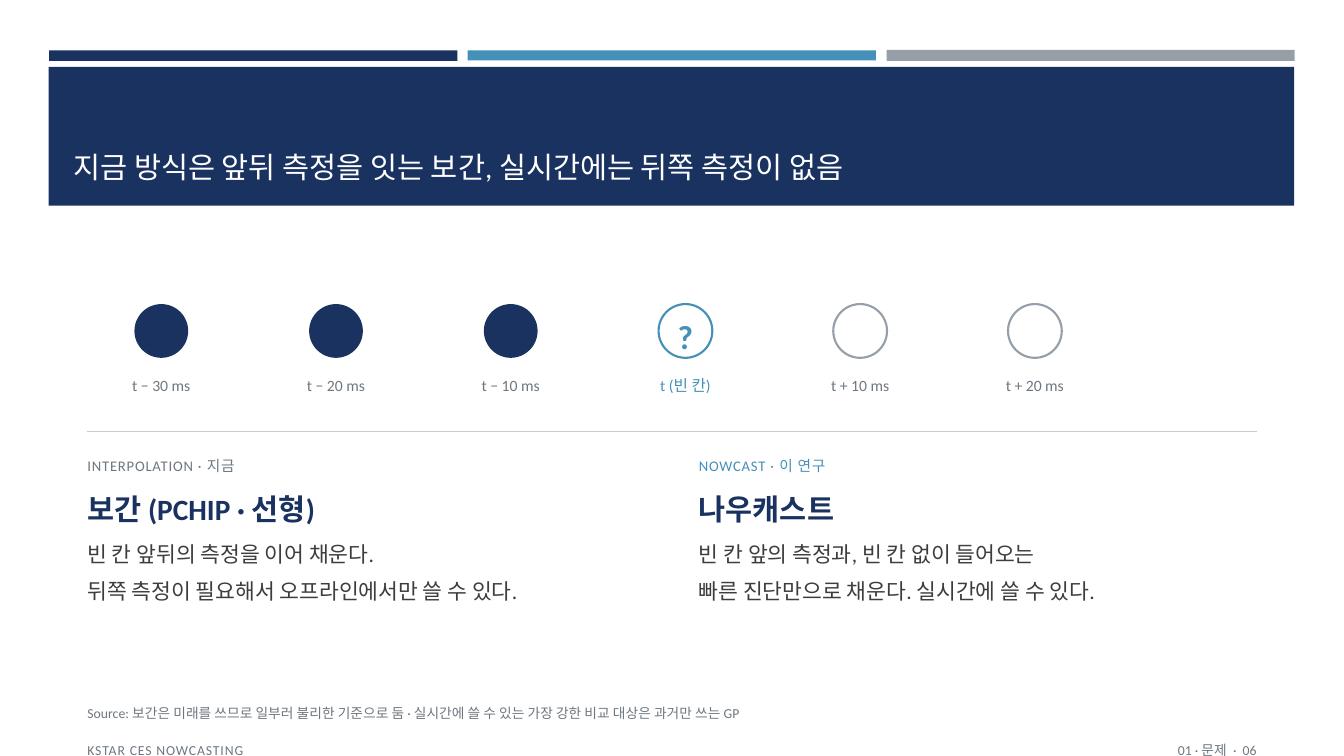
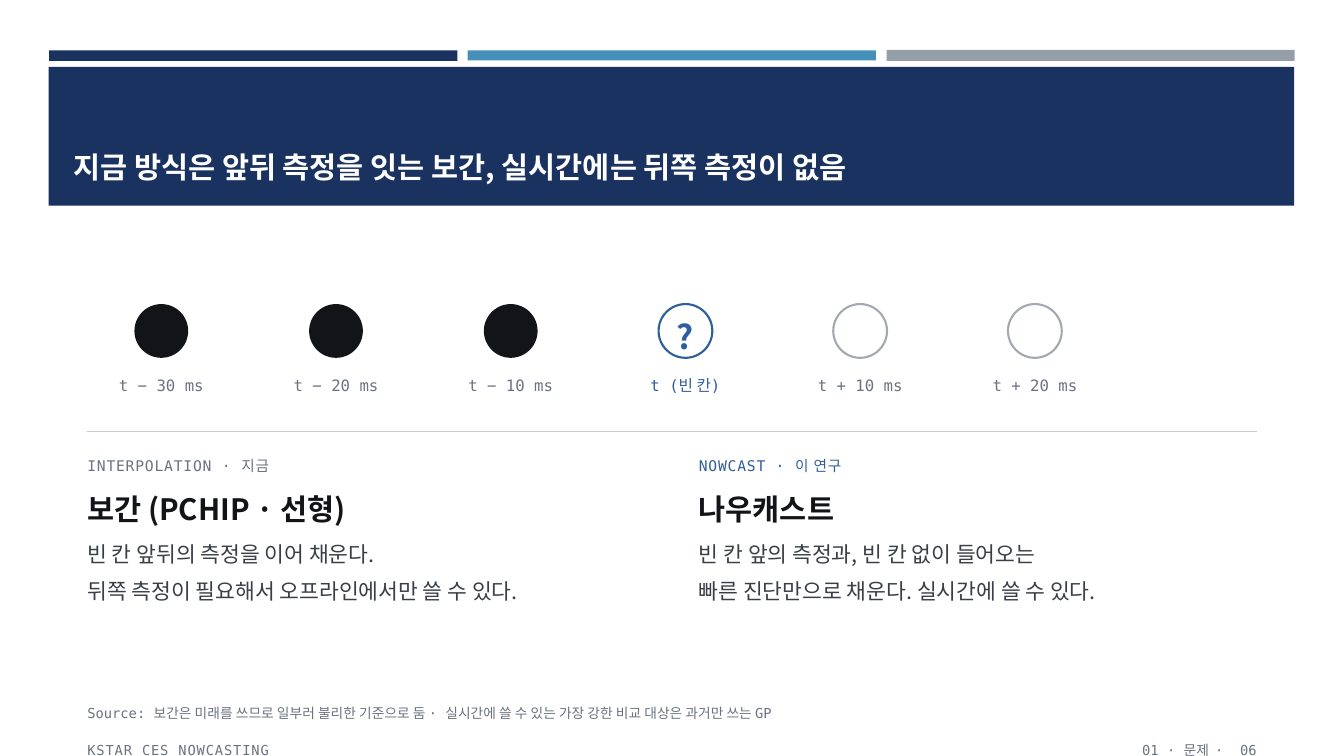
Before and after one commit to iseungsang01/ml-intern-revision, a slide deck: slide 6 of docs/presentation/KSTAR_CES_발표_v2.pptx. Drawn at 1344x756 pixels with LibreOffice and Linux fonts; fonts in the diff are those of the drawing. Boxes give left, top, right and bottom in pixels: in the first picture for what was removed or moved away, otherwise in the second. Text is boxed around its words. In the diff, an @@ line names an element or a change of style, - is before the commit and + after.

Commit message:
Talk deck v2: take only the background shapes from the lab template (three colour bars, navy title band, navy block on the cover); fonts (Pretendard, IBM Plex Mono), colours and layout back to v1. Titles sit in the band in white Pretendard bold. Rendered and checked

```diff
--- a/docs/presentation/KSTAR_CES_발표_v2.pptx
+++ b/docs/presentation/KSTAR_CES_발표_v2.pptx
@@ title "지금 방식은 앞뒤 측정을 잇는 ..." at <box>74,153,846,184</box>: font Calibri to Noto Sans CJK KR, bold on @@
@@ fill #1A3260 to #121418 in 3 elements at <box>134,304,188,358</box>, <box>310,304,363,358</box>, <box>484,304,537,358</box> @@
@@ text "?" at <box>652,304,720,358</box>: font Calibri to Noto Sans CJK KR, text colour #4590B8 to #2F5E9E @@
@@ ellipse at <box>658,304,712,358</box>: outline #4590B8 1.5 pt to #2F5E9E 1.5 pt @@
@@ text "t (빈 칸)" at <box>650,378,721,393</box>: font Calibri to DejaVu Sans Mono, text colour #4590B8 to #2F5E9E @@
@@ text "NOWCAST · 이 연구" at <box>699,459,842,472</box>: font Calibri to DejaVu Sans Mono, text colour #4590B8 to #2F5E9E @@
@@ text "보간 (PCHIP · 선형)" at <box>87,495,345,526</box>: font Calibri to Noto Sans CJK KR, text colour #1A3260 to #121418 @@
@@ text "나우캐스트" at <box>699,495,834,523</box>: font Calibri to Noto Sans CJK KR, text colour #1A3260 to #121418 @@
@@ text "빈 칸 앞의 측정과, 빈 ..." at <box>699,544,1096,601</box>: font Calibri to Noto Sans CJK KR, text colour #3D3D3D to #3A3F47 @@
@@ font Calibri to DejaVu Sans Mono, text colour #6E7780 to #6B7280 in 9 elements at <box>119,379,204,391</box>, <box>294,379,379,391</box>, <box>468,379,553,391</box>, <box>818,379,903,391</box>, <box>993,379,1077,391</box>, <box>87,459,269,472</box>, <box>87,706,772,719</box>, <box>87,745,268,755</box>, <box>1142,744,1257,756</box> @@
```
Also in this commit, not shown: 17 other slides changed, 1 other file.
